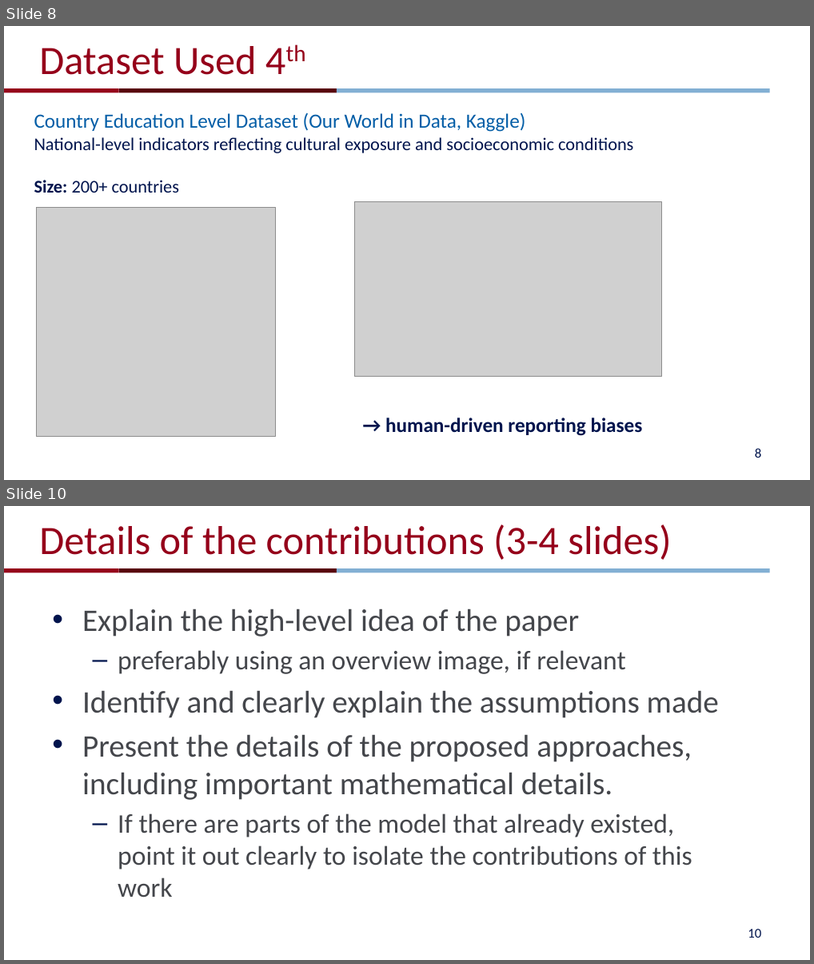
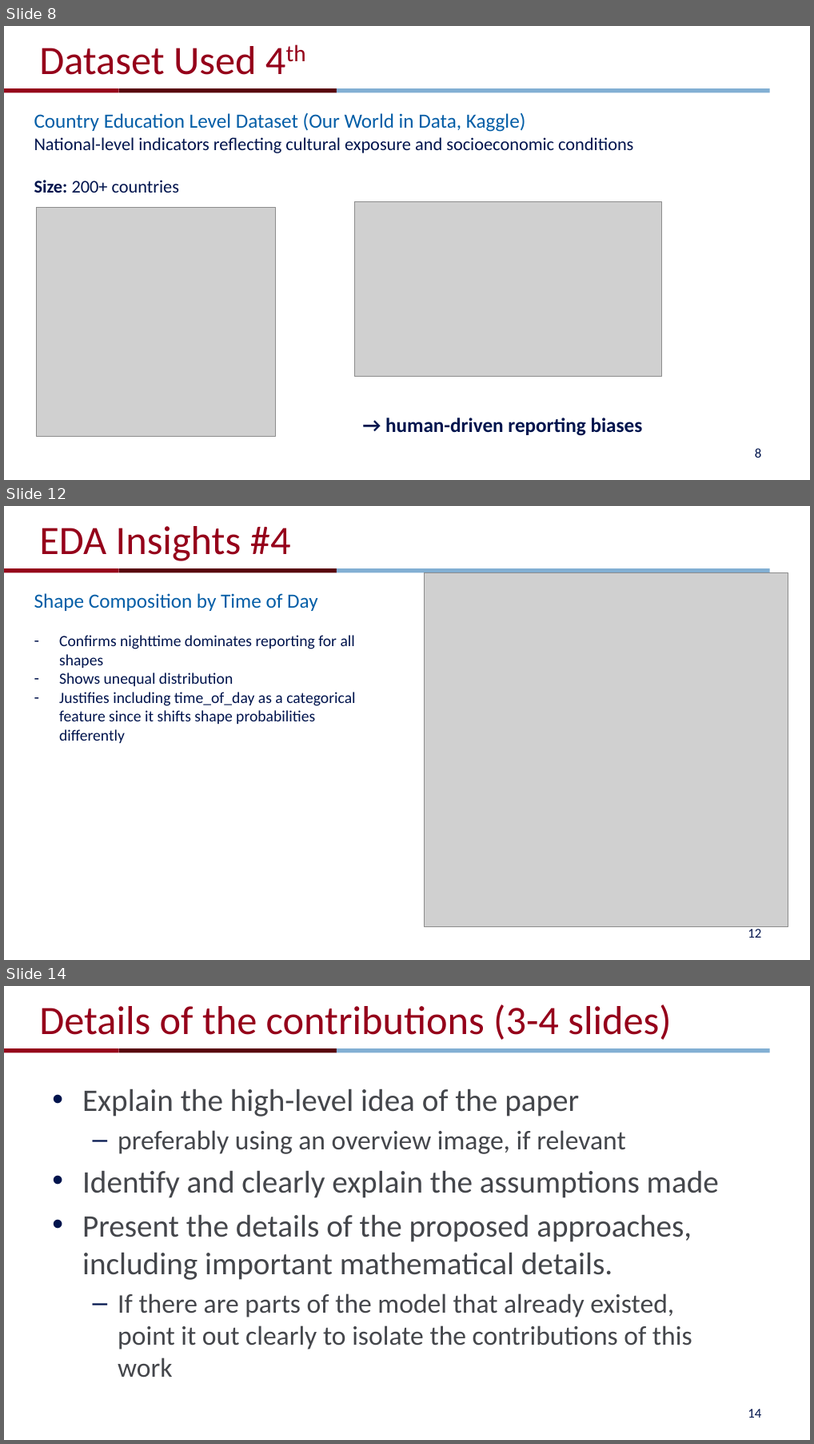
Before and after one commit to jingyig16/ufo-sightings, a slide deck: pre.pptx. Shown one above the other, each under a label of ours: slides 8 and 10 before the commit, slides 8, 12 and 14 after it; the slides between them are not shown. The pictures are 814x964 and 814x1444 pixels, drawn with LibreOffice and Linux fonts; fonts in the diff are those of the drawing; grey boxes stand for pictures; background and template pictures are left out. Boxes give left, top, right and bottom in pixels: in the first picture for what was removed or moved away, otherwise in the second. Text is boxed around its words. In the diff, an @@ line names an element or a change of style, - is before the commit and + after.

```diff
--- a/pre.pptx
+++ b/pre.pptx
@@ slide 12 added at [4, 506, 810, 960], background #FFFFFF; not listed: 3 template elements that a slide beside it also shows @@
@@ title added at [39, 526, 291, 561], 36 pt, text #95001A @@
+EDA Insights #4
@@ picture added at [425, 573, 789, 926] @@
@@ text added at [34, 593, 355, 743], 14 pt, text #00144D @@
+Shape Composition by Time of Day
+– Confirms nighttime dominates reporting for all shapes
+– Shows unequal distribution
+– Justifies including time_of_day as a categorical feature since it shifts shape probabilities differently
@@ page number added at [748, 928, 762, 937], 12 pt, text #00144D @@
+12
@@ what was slide 10 is now slide 14 @@
@@ page number at [748, 1408, 762, 1417]: text changed @@
-10
+14
```
Also in this commit, not shown: 1 slide changed, 4 other slides added, 1 slide removed.
